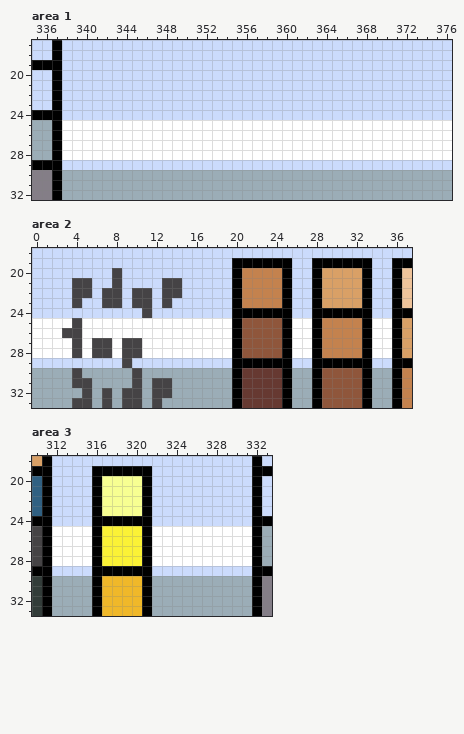
Pixel-art file, stored at objects/WIP/G 38 Periodic Table [gather palette] [1px].aseprite. This is how it looked before the edit.
377x64 pixels, 1 frame. Shown: area 1: x 335..376, y 17..32; area 2: x 0..37, y 18..33; area 3: x 310..333, y 18..33. The commit also changed other parts of the picture, which this record leaves out.
Once edited:
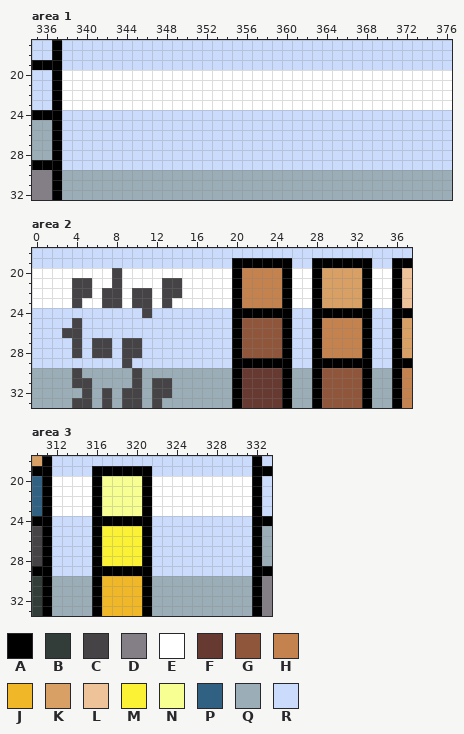
Palette (. is transparent): A #000000  B #323c39  C #454345  D #847e87  E #ffffff  F #663931  G #8f563b  H #c4824e  J #f0b829  K #d9a066  L #eec39a  M #fbf236  N #f7ff92  P #306082  Q #9badb7  R #cbdbfc
Change:
Area 1, layers "Layer 1 #2", "Layer 1":
y 20..23: x 338..376 RRRRRRRRRRRRRRRRRRRRRRRRRRRRRRRRRRRRRRR -> EEEEEEEEEEEEEEEEEEEEEEEEEEEEEEEEEEEEEEE
y 25..28: x 338..376 EEEEEEEEEEEEEEEEEEEEEEEEEEEEEEEEEEEEEEE -> RRRRRRRRRRRRRRRRRRRRRRRRRRRRRRRRRRRRRRR
Area 2, layer "Layer 1 #2":
y 20: x 0..7 RRRRRRRR -> EEEEEEEE; x 9..19 RRRRRRRRRRR -> EEEEEEEEEEE; x 26..27 RR -> EE; x 34..35 RR -> EE
y 21: x 0..3 RRRR -> EEEE; x 6..7 RR -> EE; x 9..12 RRRR -> EEEE; x 15..19 RRRRR -> EEEEE; x 26..27 RR -> EE; x 34..35 RR -> EE
y 22: x 0..3 RRRR -> EEEE; x 6 R -> E; x 9 R -> E; x 12 R -> E; x 15..19 RRRRR -> EEEEE; x 26..27 RR -> EE; x 34..35 RR -> EE
y 23: x 0..3 RRRR -> EEEE; x 5..6 RR -> EE; x 9 R -> E; x 12 R -> E; x 14..19 RRRRRR -> EEEEEE; x 26..27 RR -> EE; x 34..35 RR -> EE
y 25: x 0..3 EEEE -> RRRR; x 5..19 EEEEEEEEEEEEEEE -> RRRRRRRRRRRRRRR; x 26..27 EE -> RR; x 34..35 EE -> RR
y 26: x 0..2 EEE -> RRR; x 5..19 EEEEEEEEEEEEEEE -> RRRRRRRRRRRRRRR; x 26..27 EE -> RR; x 34..35 EE -> RR
y 27..28: x 0..3 EEEE -> RRRR; x 5 E -> R; x 8 E -> R; x 11..19 EEEEEEEEE -> RRRRRRRRR; x 26..27 EE -> RR; x 34..35 EE -> RR
Area 3, layer "Layer 1 #2":
y 20..23: x 312..315 RRRR -> EEEE; x 322..331 RRRRRRRRRR -> EEEEEEEEEE
y 25..28: x 312..315 EEEE -> RRRR; x 322..331 EEEEEEEEEE -> RRRRRRRRRR
Boxes around the changes in both pictures, in picture pixels (x1, y1, x2, y2):
changed: (62, 70, 452, 160)
changed: (32, 268, 232, 358)
changed: (292, 268, 312, 358)
changed: (372, 268, 392, 358)
changed: (52, 476, 92, 566)
changed: (152, 476, 252, 566)
